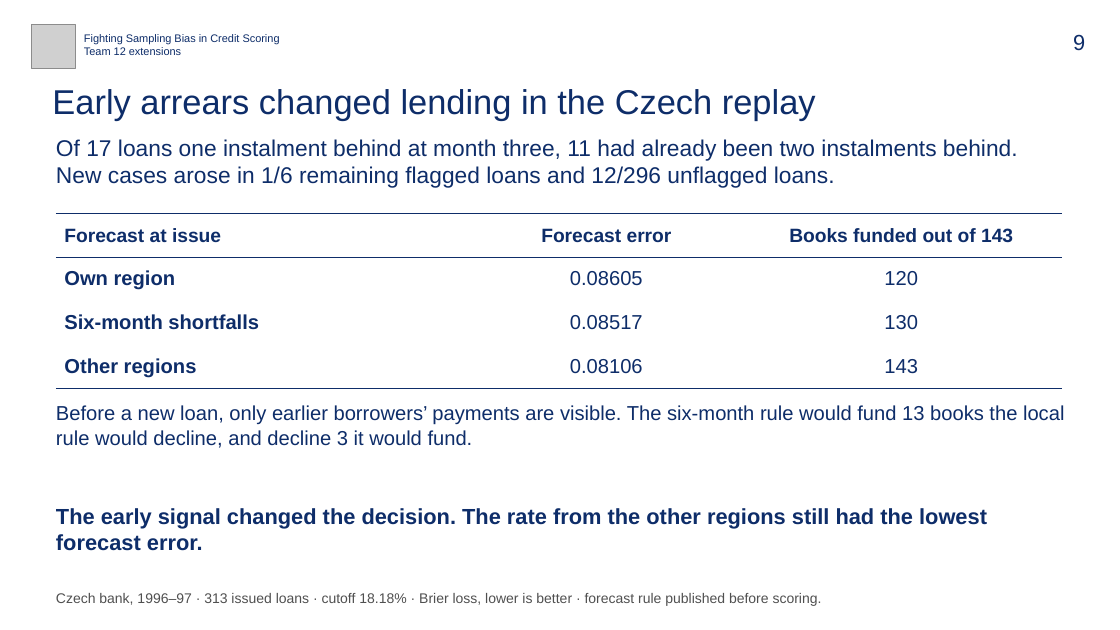
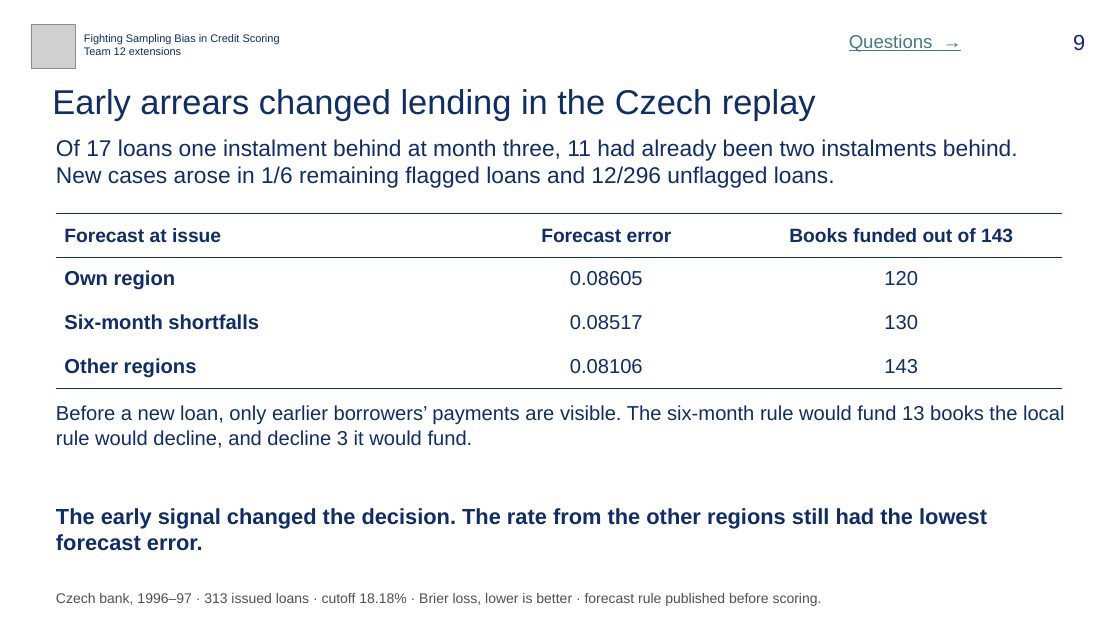
Before and after one commit to bigpurota/paper11, a slide deck: slide 9 of slides/paper11.pptx. Drawn at 1120x630 pixels with LibreOffice and Linux fonts; fonts in the diff are those of the drawing; grey boxes stand for pictures. Boxes give left, top, right and bottom in pixels: in the first picture for what was removed or moved away, otherwise in the second. Text is boxed around its words. In the diff, an @@ line names an element or a change of style, - is before the commit and + after.

Commit message:
Put a linked question index and supporting results inside the defense deck

```diff
--- a/slides/paper11.pptx
+++ b/slides/paper11.pptx
@@ text added at (849, 34, 933, 52), 16 pt, text #467886, underline @@
+Questions →
```
Also in this commit, not shown: 1 other slide changed, 17 slides added, 8 other files.
